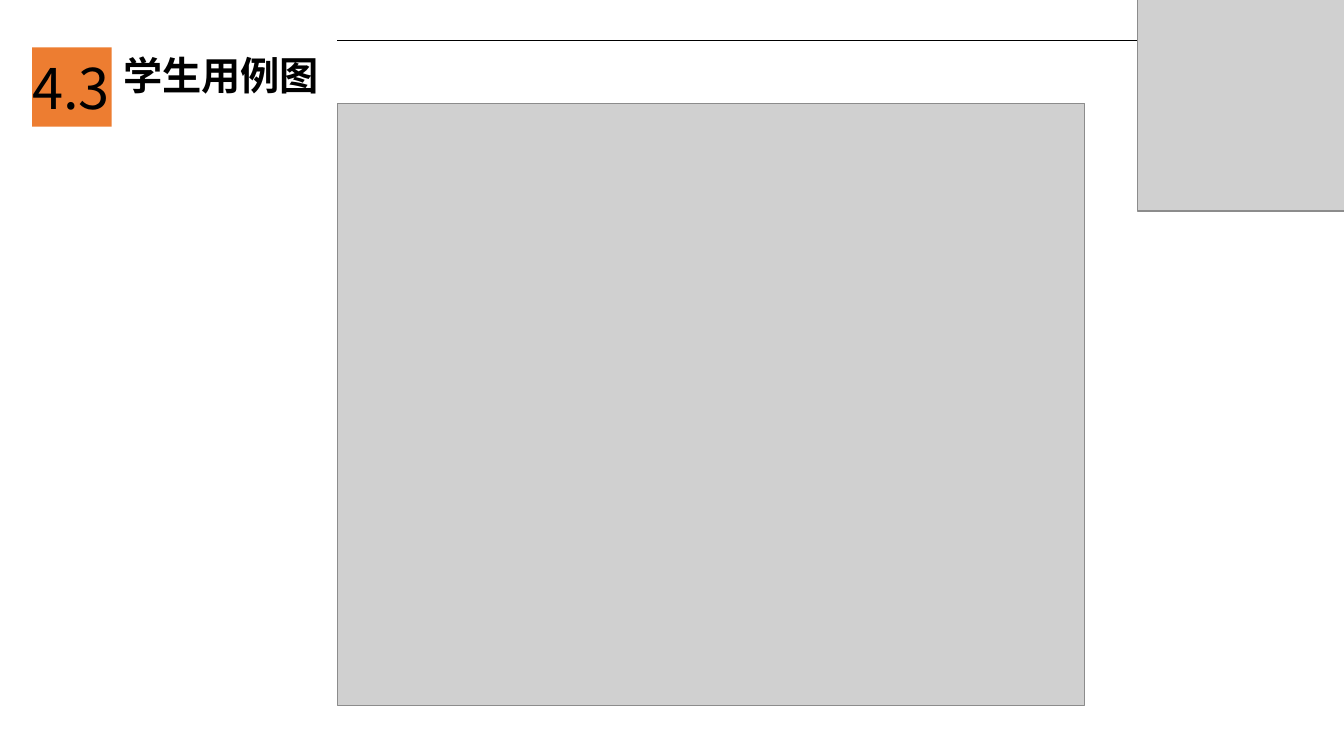
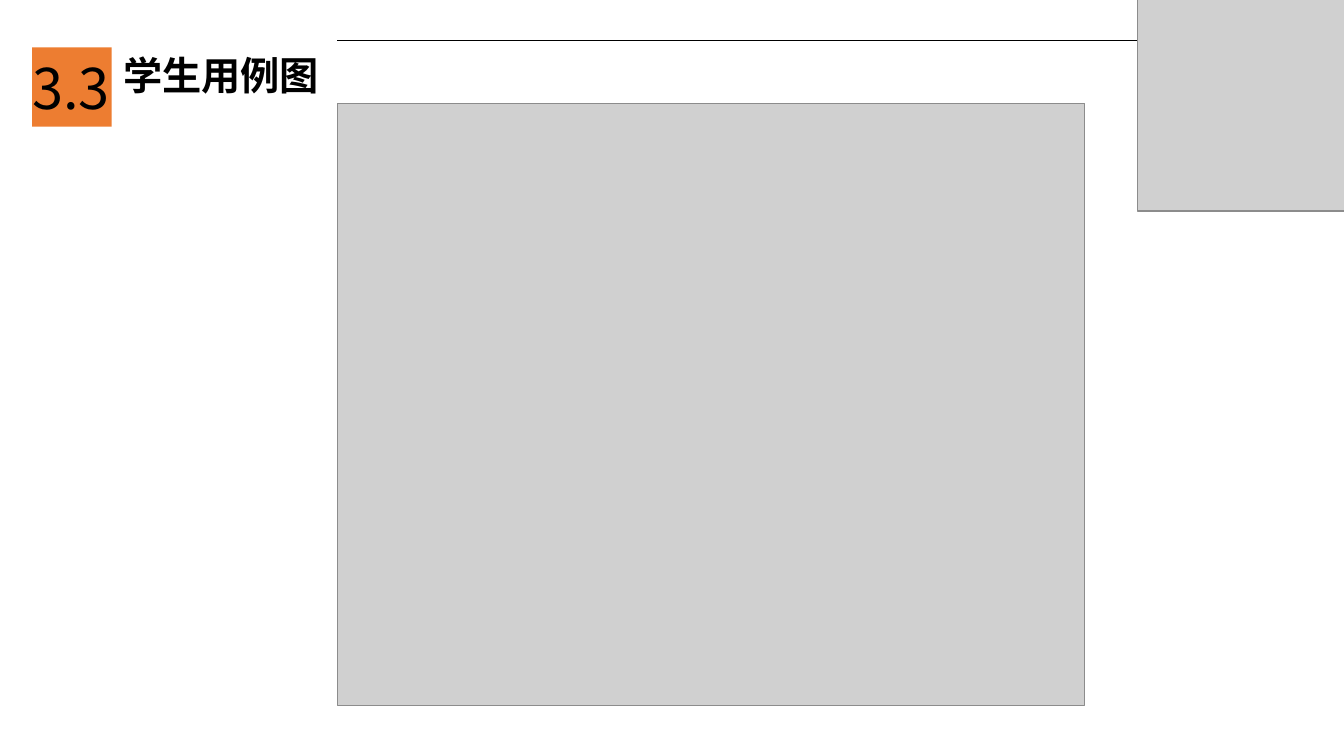
Before and after one commit to JanHonan/store, a slide deck: slide 14 of G2/软件工程系列课程教学辅助网站/非受控文档/温中磊/PRD2017-G2-软件需求规格说明ppt.pptx (slide 15 before the commit). Drawn at 1344x756 pixels with LibreOffice and Linux fonts; fonts in the diff are those of the drawing; grey boxes stand for pictures. Boxes give left, top, right and bottom in pixels: in the first picture for what was removed or moved away, otherwise in the second. Text is boxed around its words. In the diff, an @@ line names an element or a change of style, - is before the commit and + after.

```diff
--- a/G2/软件工程系列课程教学辅助网站/非受控文档/温中磊/PRD2017-G2-软件需求规格说明ppt.pptx
+++ b/G2/软件工程系列课程教学辅助网站/非受控文档/温中磊/PRD2017-G2-软件需求规格说明ppt.pptx
@@ text at [32, 67, 110, 110]: text changed @@
-4.3
+3.3
```
Also in this commit, not shown: 33 other slides changed, 5 slides added, 3 slides removed.
